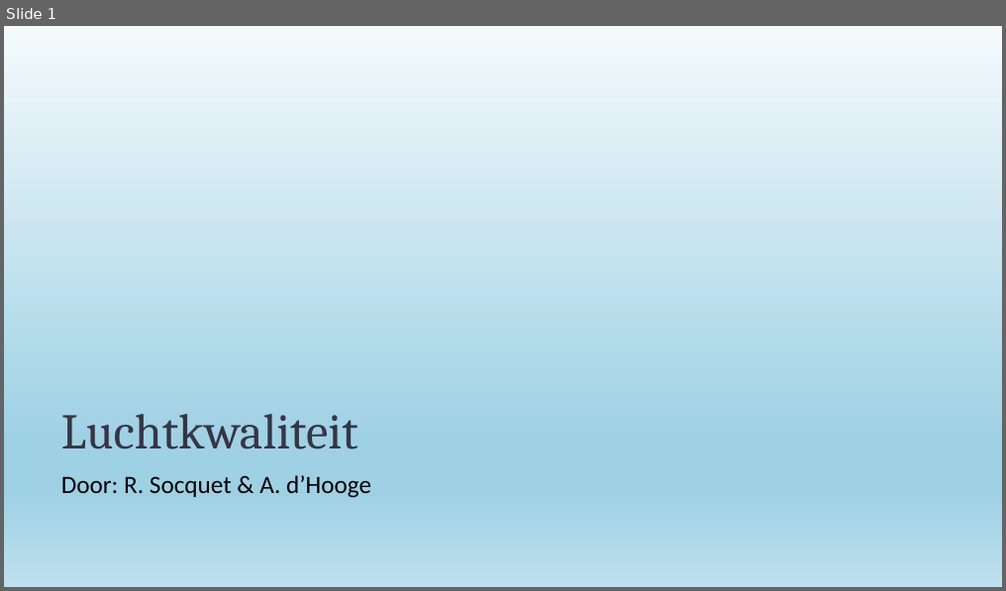
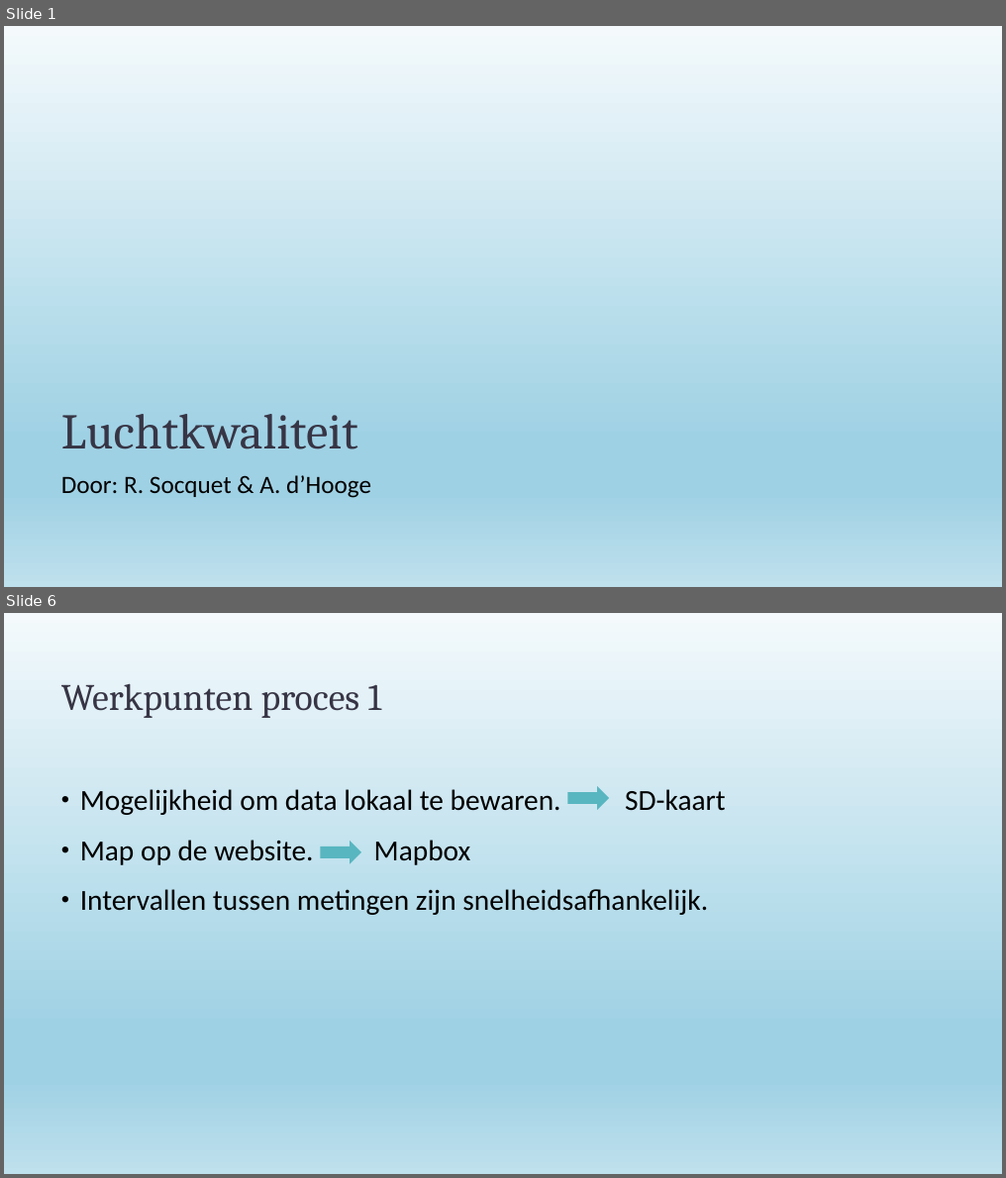
Before and after one commit to Tuur123/GIP, a slide deck: GIP-PPT-2_RS_AdH.pptx. Shown one above the other, each under a label of ours: slide 1 before the commit, slides 1 and 6 after it; the slides between them are not shown. The pictures are 1006x591 and 1006x1178 pixels, drawn with LibreOffice and Linux fonts; fonts in the diff are those of the drawing; background and template pictures are left out. Boxes give left, top, right and bottom in pixels: in the first picture for what was removed or moved away, otherwise in the second. Text is boxed around its words. In the diff, an @@ line names an element or a change of style, - is before the commit and + after.

```diff
--- a/GIP-PPT-2_RS_AdH.pptx
+++ b/GIP-PPT-2_RS_AdH.pptx
@@ slide 6 added at [4,613,1002,1174], background gradient #F5F8FA to #EBF1F5 to #CEDBE6; not listed: 1 template element that a slide beside it also shows @@
@@ title added at [61,683,382,718], 36 pt, text #373545 @@
+Werkpunten proces 1
@@ text added at [80,789,708,915], 28 pt, text #000000 @@
+• Mogelijkheid om data lokaal te bewaren. SD-kaart
+• Map op de website. Mapbox
+• Intervallen tussen metingen zijn snelheidsafhankelijk.
@@ right arrow added at [567,786,609,810], fill #58B6C0 @@
@@ right arrow added at [320,841,361,863], fill #58B6C0 @@
```
Also in this commit, not shown: 1 slide changed, 4 other slides added, 2 slides removed.
